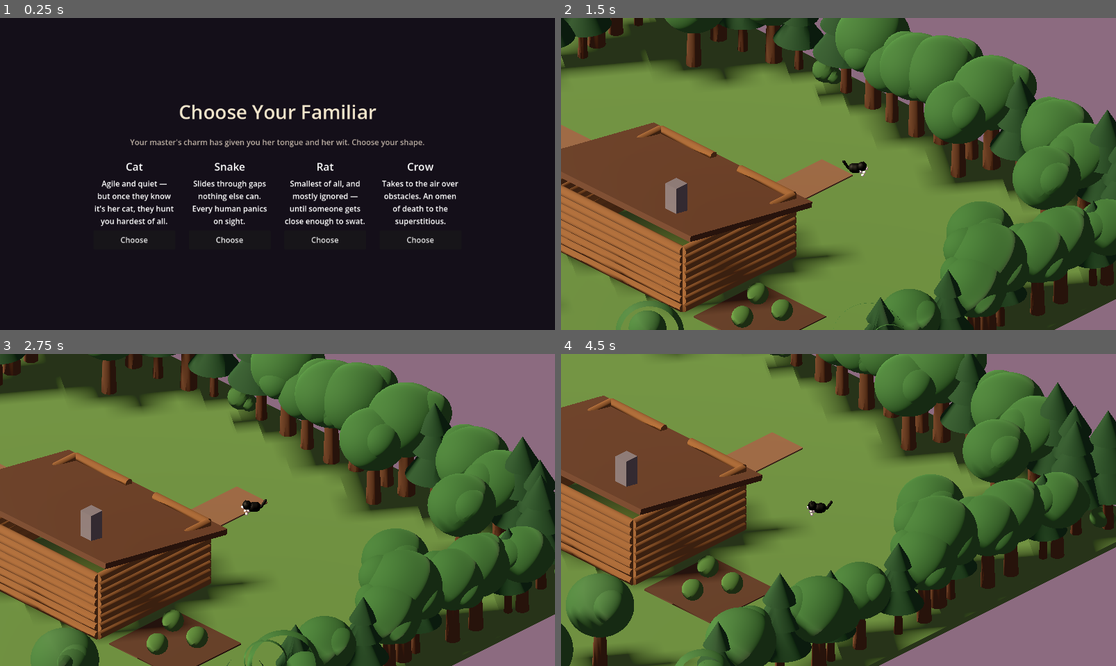
Above: before the commit, frames 1-4 (two rows, left to right).
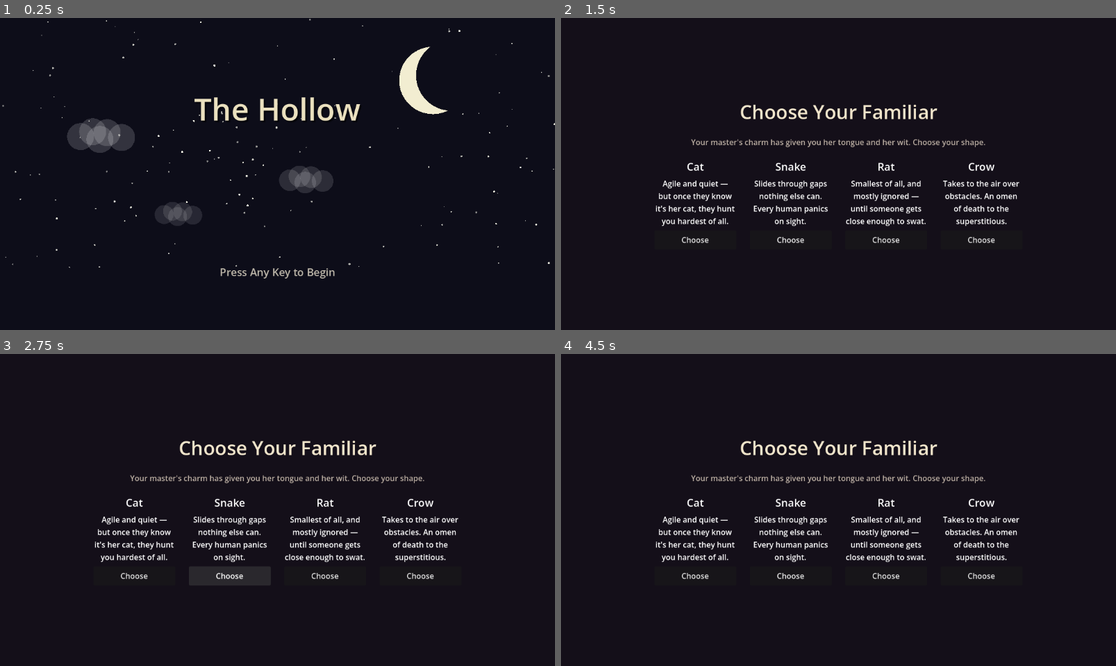
Above: after the commit, the same moments.

Repository: Mufgusnut/the-hollow
Game: Godot game, scene res://scenes/ui/TitleScreen.tscn
Same seed, same stepped clock (60 frames per second), same inputs: the game is played once before the commit and once after it. Before the commit the project starts from res://scenes/ui/CharacterSelect.tscn. Sound files missing from this copy of the repository are replaced by a short silence.
Inputs (mouse positions are in pixels of both pictures, inside the frame that each line leads up to):
- Up to frame 1 (0.25 s): no input
- Up to frame 2 (1.5 s): click (694, 239) at 0.5 s, where only the run before the commit has a clickable "Choose"; tap Enter at 1.25 s; move the mouse to (960, 158) at 1.27 s; hold D (move_right) from 1.28 s (still down); hold F (cast_spell) from 1.28 s (still down); click (960, 158) at 1.42 s
- Up to frame 3 (2.75 s): tap Space (jump) at 1.52 s; release D (move_right) at 2 s; release F (cast_spell) at 2 s; drag from (166, 525) to (249, 572) at 2.02 s
- Up to frame 4 (4.5 s): move the mouse to (894, 441) at 2.77 s; hold D (move_right) 2.78-3.5 s; hold E (interact) 2.78-3.5 s; click (894, 441) at 2.92 s; drag from (810, 572) to (672, 463) at 3.52 s; move the mouse to (1005, 556) at 4.27 s; hold A (move_left) from 4.28 s (still down); tap 2 (spell_slot_2) at 4.35 s; click (1005, 556) at 4.42 s

The runs differ from the first frame. In frame 1, 7.4% of the frame differs, in the area x 0-100%, y 0-84%; in frame 2, 96%, in the area x 0-100%, y 0-100%; in frame 3, 96%; in frame 4, 95%.

Commit message:
Add starry-night title screen with looping intro music
New TitleScreen.tscn is the game's actual entry point: procedurally
drawn stars/crescent moon/clouds, "Press Any Key to Begin", and the
user's original score looping via a finished-signal reconnect. Leads
into character select on any key/click/controller press.

Diff:
--- a/project.godot
+++ b/project.godot
@@ -15,7 +15,7 @@
 [application]
 
 config/name="The Hollow"
-run/main_scene="res://scenes/ui/CharacterSelect.tscn"
+run/main_scene="res://scenes/ui/TitleScreen.tscn"
 config/features=PackedStringArray("4.7", "Forward Plus")
 
 [autoload]
--- /dev/null
+++ b/scenes/ui/TitleScreen.tscn
@@ -0,0 +1,49 @@
+[gd_scene load_steps=4 format=3]
+
+[ext_resource type="Script" path="res://scripts/ui/TitleScreen.gd" id="1_title"]
+[ext_resource type="Script" path="res://scripts/ui/NightSky.gd" id="2_nightsky"]
+[ext_resource type="AudioStreamMP3" path="res://assets/audio/Intro.mp3" id="3_music"]
+
+[node name="TitleScreen" type="Control"]
+anchor_right = 1.0
+anchor_bottom = 1.0
+script = ExtResource("1_title")
+
+[node name="Background" type="ColorRect" parent="."]
+anchor_right = 1.0
+anchor_bottom = 1.0
+color = Color(0.05, 0.05, 0.1, 1)
+
+[node name="NightSky" type="Control" parent="."]
+anchor_right = 1.0
+anchor_bottom = 1.0
+script = ExtResource("2_nightsky")
+
+[node name="TitleLabel" type="Label" parent="."]
+anchor_left = 0.0
+anchor_top = 0.2
+anchor_right = 1.0
+anchor_bottom = 0.38
+horizontal_alignment = 1
+vertical_alignment = 1
+theme_override_font_sizes/font_size = 64
+theme_override_colors/font_color = Color(0.92, 0.88, 0.75, 1)
+theme_override_colors/font_shadow_color = Color(0, 0, 0, 0.6)
+theme_override_constants/shadow_offset_x = 3
+theme_override_constants/shadow_offset_y = 3
+text = "The Hollow"
+
+[node name="Music" type="AudioStreamPlayer" parent="."]
+stream = ExtResource("3_music")
+autoplay = true
+
+[node name="PromptLabel" type="Label" parent="."]
+anchor_left = 0.0
+anchor_top = 0.78
+anchor_right = 1.0
+anchor_bottom = 0.85
+horizontal_alignment = 1
+vertical_alignment = 1
+theme_override_font_sizes/font_size = 22
+theme_override_colors/font_color = Color(0.85, 0.82, 0.75, 1)
+text = "Press Any Key to Begin"
--- /dev/null
+++ b/scripts/ui/NightSky.gd
@@ -0,0 +1,54 @@
+extends Control
+class_name NightSky
+## Procedurally draws the title screen's night backdrop — stars, a
+## crescent moon, and a few soft clouds — entirely via _draw(), since
+## there's no art pipeline for this project to import images through.
+## Regenerates on resize so it always fills whatever window size the
+## game is running at.
+
+@export var star_count: int = 140
+@export var moon_radius: float = 70.0
+@export var sky_color: Color = Color(0.05, 0.05, 0.1, 1)
+
+var _stars: Array = []
+var _moon_position: Vector2
+var _rng := RandomNumberGenerator.new()
+
+func _ready() -> void:
+	_rng.seed = 7
+	resized.connect(_on_resized)
+	_on_resized()
+
+func _on_resized() -> void:
+	_generate_stars()
+	_moon_position = Vector2(size.x * 0.78, size.y * 0.2)
+	queue_redraw()
+
+func _generate_stars() -> void:
+	_stars.clear()
+	for i in range(star_count):
+		_stars.append({
+			"pos": Vector2(_rng.randf_range(0, size.x), _rng.randf_range(0, size.y * 0.8)),
+			"radius": _rng.randf_range(0.8, 2.2),
+			"brightness": _rng.randf_range(0.5, 1.0),
+		})
+
+func _draw() -> void:
+	for star in _stars:
+		draw_circle(star["pos"], star["radius"], Color(1, 1, 0.95, star["brightness"]))
+
+	_draw_moon()
+	_draw_cloud(Vector2(size.x * 0.18, size.y * 0.38), 1.0, 0.16)
+	_draw_cloud(Vector2(size.x * 0.55, size.y * 0.52), 0.8, 0.13)
+	_draw_cloud(Vector2(size.x * 0.32, size.y * 0.63), 0.7, 0.11)
+
+func _draw_moon() -> void:
+	draw_circle(_moon_position, moon_radius, Color(0.95, 0.93, 0.82, 1))
+	var shadow_offset := Vector2(moon_radius * 0.55, -moon_radius * 0.15)
+	draw_circle(_moon_position + shadow_offset, moon_radius * 1.05, sky_color)
+
+func _draw_cloud(center: Vector2, scale_factor: float, alpha: float) -> void:
+	var color := Color(1, 1, 1, alpha)
+	var puffs := [Vector2(-40, 0), Vector2(-15, -10), Vector2(15, -8), Vector2(45, 2), Vector2(0, 6)]
+	for offset in puffs:
+		draw_circle(center + offset * scale_factor, 28 * scale_factor, color)
--- /dev/null
+++ b/scripts/ui/TitleScreen.gd
@@ -0,0 +1,32 @@
+extends Control
+class_name TitleScreen
+## The game's true entry point (project main scene) — starry backdrop,
+## title, and a "press any key" prompt that hands off to character
+## select.
+
+@onready var _prompt: Label = $PromptLabel
+@onready var _music: AudioStreamPlayer = $Music
+
+var _t: float = 0.0
+var _advancing: bool = false
+
+func _ready() -> void:
+	## Looping via the finished signal rather than the stream's own loop
+	## flag — that flag lives in Intro.mp3's .import metadata, which
+	## only exists once the editor has imported the file, so this is
+	## the reliable option from a hand-authored scene.
+	_music.finished.connect(_music.play)
+
+func _process(delta: float) -> void:
+	_t += delta * 2.5
+	_prompt.modulate.a = 0.4 + 0.6 * (0.5 + 0.5 * sin(_t))
+
+func _unhandled_input(event: InputEvent) -> void:
+	if _advancing:
+		return
+	if (event is InputEventKey or event is InputEventMouseButton or event is InputEventJoypadButton) and event.pressed:
+		_advance()
+
+func _advance() -> void:
+	_advancing = true
+	get_tree().change_scene_to_file("res://scenes/ui/CharacterSelect.tscn")
Not shown, added: assets/audio/Intro.mp3.import
Not shown, added: scripts/ui/NightSky.gd.uid
Not shown, added: scripts/ui/TitleScreen.gd.uid
Not shown, added: assets/audio/Intro.mp3
